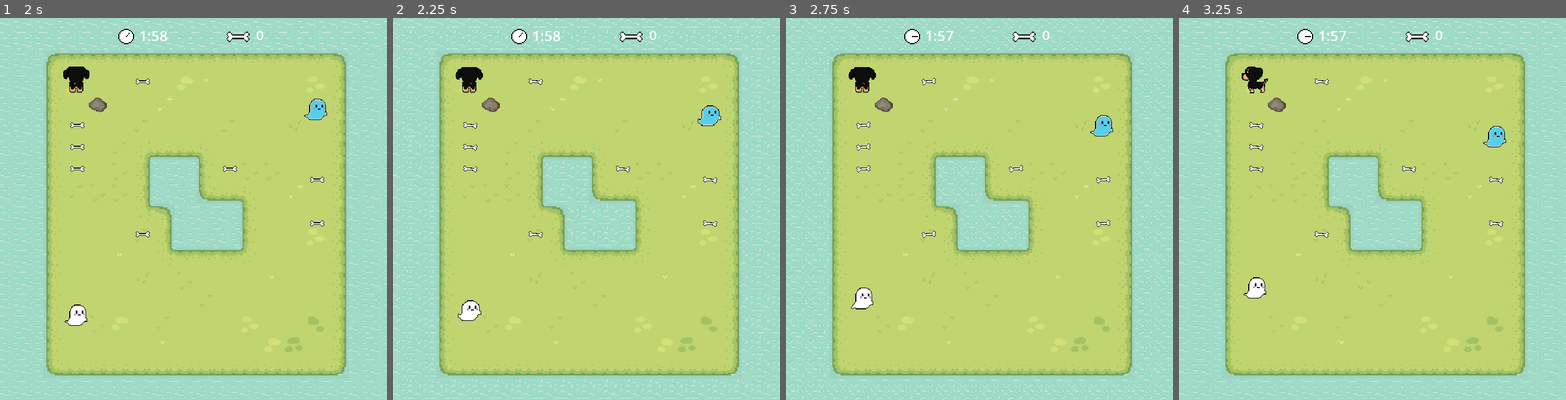
Above: before the commit, frames 1-4 (left to right).
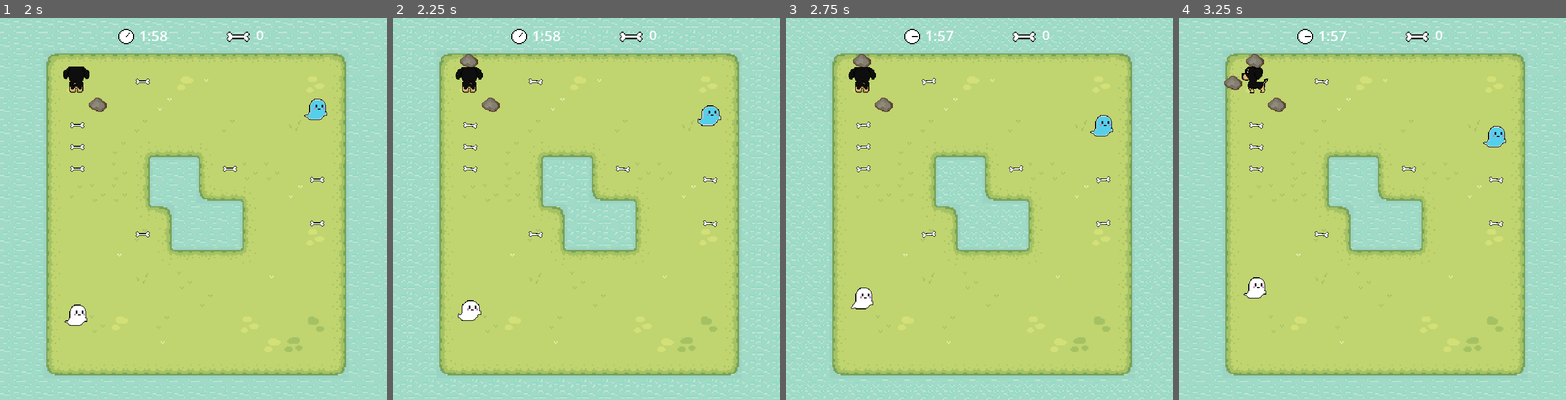
Above: after the commit, the same moments.

Repository: BeatrizPat/Dominic
Game: Godot game, scene res://level/opening_scene.tscn
The game is run twice, just before and just after one commit, with the same random seed, the same clock (stepped at 60 frames per second) and the same inputs.
Inputs (mouse positions are in pixels of both pictures, inside the frame that each line leads up to):
- Up to frame 1 (2 s): click (189, 289) at 0.5 s; tap Enter (enter, bound only after the commit) at 1.25 s; hold W (up) from 1.28 s (still down); hold Enter (enter, bound only after the commit) from 1.28 s (still down); tap Space (space, bound only after the commit) at 1.55 s
- Up to frame 2 (2.25 s): keep holding W (up); release Enter (enter, bound only after the commit) at 2.03 s; tap Space (space, bound only after the commit) at 2.1 s
- Up to frame 3 (2.75 s): keep holding W (up); tap Enter (enter, bound only after the commit) at 2.3 s
- Up to frame 4 (3.25 s): release W (up) at 2.78 s; hold A (left) from 2.78 s (still down); hold Enter (enter, bound only after the commit) from 2.78 s (still down); tap Space (space, bound only after the commit) at 3.05 s

Frame 1 is identical in both runs. In frame 2, 0.1% of the frame differs, in the area x 17-22%, y 9-13%; in frame 3, 0.1%; in frame 4, 0.2%, in the area x 11-22%, y 9-19%.

Commit message:
codigo base obstaculos

Diff:
--- a/enemy/enemy.tscn
+++ b/enemy/enemy.tscn
@@ -87,4 +87,4 @@
 [node name="RayCast2D" type="RayCast2D" parent="."]
 position = Vector2(0, 6)
 target_position = Vector2(0, 3)
-collision_mask = 3
+collision_mask = 19
--- a/level/game_level.gd
+++ b/level/game_level.gd
@@ -3,12 +3,15 @@
 @onready var score_label := $Control/score as Label
 @onready var timer_label := $Control/time as Label
 @onready var timer := $Timer
+@onready var obstaculo_scene = preload("res://objects/obstaculo.tscn")
+
 var score := 0
 var tempo_restante := 0
 var label_timer
 
 func _ready():
 	add_to_group("global")
+	add_to_group("enter")
 	score_label.text = str(int(score))
 	tempo_restante = int(timer.get_time_left())
 	label_timer = str(tempo_restante)
@@ -34,3 +37,8 @@
 
 func game_over_scene():
 	get_tree().change_scene_to_file("res://level/end_scene.tscn")
+
+func instantiate_obstacle(position):
+	var obstaculo_instance = obstaculo_scene.instantiate()
+	add_child(obstaculo_instance)
+	obstaculo_instance.global_position = position
--- a/level/opening_scene.gd
+++ b/level/opening_scene.gd
@@ -1,4 +1,11 @@
 extends Control
 
 func _on_texture_button_pressed():
+	change_scene()
+
+func _unhandled_input(event):
+	if event.is_action_pressed('enter'):
+		change_scene()
+
+func change_scene():
 	get_tree().change_scene_to_file("res://level/game_level.tscn")
--- /dev/null
+++ b/objects/obstaculo.gd
@@ -0,0 +1,14 @@
+extends Area2D
+
+
+# Called when the node enters the scene tree for the first time.
+func _ready():
+	add_to_group("enter")
+	criar_obstaculos()
+
+# Called every frame. 'delta' is the elapsed time since the previous frame.
+func _process(delta):
+	pass
+
+func criar_obstaculos():
+	pass
--- a/objects/obstaculo.tscn
+++ b/objects/obstaculo.tscn
@@ -1,5 +1,6 @@
-[gd_scene load_steps=5 format=3 uid="uid://buwgjv6smvs78"]
+[gd_scene load_steps=6 format=3 uid="uid://buwgjv6smvs78"]
 
+[ext_resource type="Script" path="res://objects/obstaculo.gd" id="1_cycj1"]
 [ext_resource type="Texture2D" uid="uid://cc0if2qkl3svg" path="res://assets/tilemap/TX Props.png" id="1_x50lg"]
 
 [sub_resource type="AtlasTexture" id="AtlasTexture_m45qh"]
@@ -23,6 +24,7 @@
 [node name="obstaculo" type="Area2D"]
 collision_layer = 16
 collision_mask = 6
+script = ExtResource("1_cycj1")
 
 [node name="AnimatedSprite2D" type="AnimatedSprite2D" parent="."]
 scale = Vector2(0.479607, 0.471431)
--- a/player/dog_player.gd
+++ b/player/dog_player.gd
@@ -6,6 +6,7 @@
 @onready var animation_player = $AnimationPlayer
 @onready var state_machine = animation_tree.get("parameters/playback")
 @onready var ray = $RayCast2D
+@onready var pointer_obstaculo = $Marker2D
 var inputs = {"right": Vector2.RIGHT,
 			"left": Vector2.LEFT,
 			"up": Vector2.UP,
@@ -14,13 +15,18 @@
 var game_over_flag = false
 var animation_speed = 2
 var current_direction
+var current_direction_name
 
 # Inicializa a direção do player e ajusta posição centralizado na tile
 func _ready():
 	add_to_group("global")
+	add_to_group("enter")
 	animation_tree.active = true
 	update_animation_parameters(starting_direction)
 	state_machine.travel("idle")
+	current_direction = starting_direction
+	current_direction_name = "down"
+
 	#position = position.snapped(Vector2.ONE * tile_size)
 	#position += Vector2.ONE * tile_size/2
 
@@ -31,12 +37,15 @@
 
 # Recebe os eventos de teclado
 func _unhandled_input(event):
+
 	if moving or game_over_flag:
 		return
 	for dir in inputs.keys():
 		if event.is_action(dir):
 			move(dir)
-			current_direction = dir
+			current_direction = inputs[dir]
+			current_direction_name = dir
+	if event.is_action_pressed('space'): obstacles()
 
 # Função de movimentação do player
 func move(dir):
@@ -73,9 +82,8 @@
 	set_process_input(false)
 	var animation_name
 	if(current_direction):
-		animation_name = "over_"+current_direction
+		animation_name = "over_" + current_direction_name
 	else:
-		current_direction = 'down'
 		animation_name = "over_down"
 	state_machine.travel(animation_name)
 	print(current_direction)
@@ -88,3 +96,7 @@
 func animation_game_over_finished():
 	print("change scene")
 	get_tree().call_group("global", "game_over_scene")
+
+func obstacles():
+	print(pointer_obstaculo)
+	get_tree().call_group("enter", "instantiate_obstacle", self.global_position + (current_direction * tile_size) )
--- a/player/dog_player.tscn
+++ b/player/dog_player.tscn
@@ -465,3 +465,5 @@
 target_position = Vector2(2.40458e-07, 8.90485)
 collision_mask = 23
 collide_with_areas = true
+
+[node name="Marker2D" type="Marker2D" parent="."]
--- a/project.godot
+++ b/project.godot
@@ -44,6 +44,16 @@
 "events": [Object(InputEventKey,"resource_local_to_scene":false,"resource_name":"","device":-1,"window_id":0,"alt_pressed":false,"shift_pressed":false,"ctrl_pressed":false,"meta_pressed":false,"pressed":false,"keycode":0,"physical_keycode":87,"key_label":0,"unicode":119,"echo":false,"script":null)
 ]
 }
+space={
+"deadzone": 0.5,
+"events": [Object(InputEventKey,"resource_local_to_scene":false,"resource_name":"","device":-1,"window_id":0,"alt_pressed":false,"shift_pressed":false,"ctrl_pressed":false,"meta_pressed":false,"pressed":false,"keycode":0,"physical_keycode":32,"key_label":0,"unicode":32,"echo":false,"script":null)
+]
+}
+enter={
+"deadzone": 0.5,
+"events": [Object(InputEventKey,"resource_local_to_scene":false,"resource_name":"","device":-1,"window_id":0,"alt_pressed":false,"shift_pressed":false,"ctrl_pressed":false,"meta_pressed":false,"pressed":false,"keycode":0,"physical_keycode":4194309,"key_label":0,"unicode":0,"echo":false,"script":null)
+]
+}
 
 [layer_names]
 
